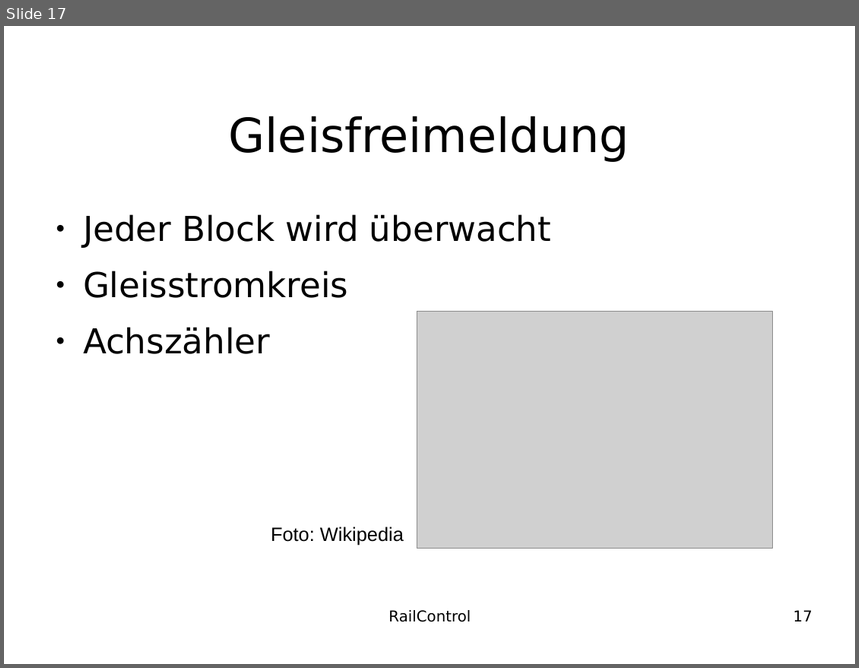
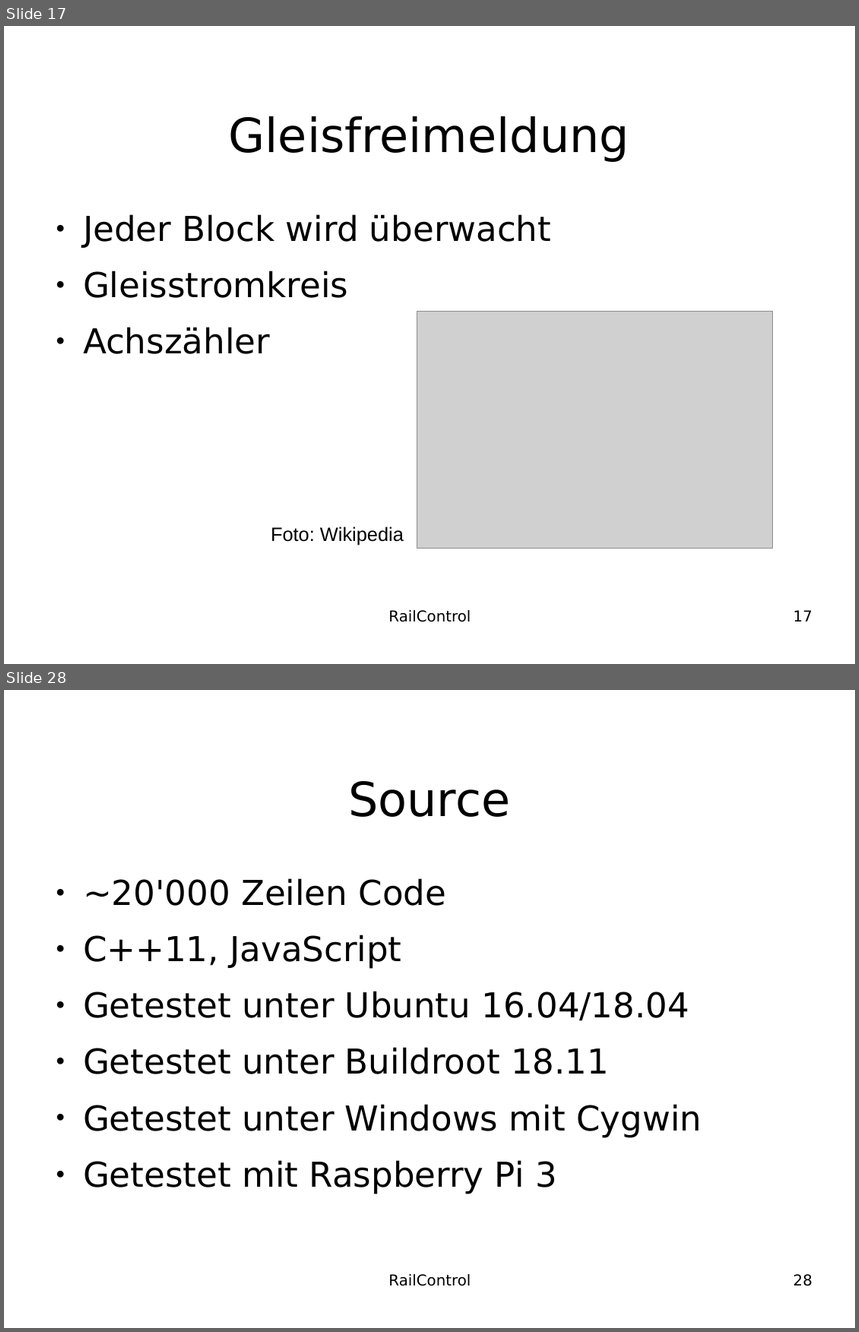
Before and after one commit to teddych/railcontrol, a slide deck: MAS/MAS_Thesis.odp. Shown one above the other, each under a label of ours: slide 17 before the commit, slides 17 and 28 after it; the slides between them are not shown. The pictures are 859x668 and 859x1332 pixels, drawn with LibreOffice and Linux fonts; fonts in the diff are those of the drawing; grey boxes stand for pictures; background and template pictures are left out. Boxes give left, top, right and bottom in pixels: in the first picture for what was removed or moved away, otherwise in the second. Text is boxed around its words. In the diff, an @@ line names an element or a change of style, - is before the commit and + after.

```diff
--- a/MAS/MAS_Thesis.odp
+++ b/MAS/MAS_Thesis.odp
@@ slide 28 added at (x1=4, y1=690, x2=855, y2=1328), background #FFFFFF @@
@@ title added at (x1=348, y1=781, x2=510, y2=817), 44 pt, text #000000 @@
+Source
@@ text added at (x1=83, y1=878, x2=702, y2=1195), 32 pt, text #000000 @@
+● ~20'000 Zeilen Code
+● C++11, JavaScript
+● Getestet unter Ubuntu 16.04/18.04
+● Getestet unter Buildroot 18.11
+● Getestet unter Windows mit Cygwin
+● Getestet mit Raspberry Pi 3
@@ text added at (x1=389, y1=1274, x2=471, y2=1287), 14 pt, text #000000 @@
+RailControl
@@ page number added at (x1=794, y1=1274, x2=813, y2=1287), 14 pt, text #000000 @@
+28
```
Also in this commit, not shown: 1 slide changed, 12 other slides added, 1 slide removed.
